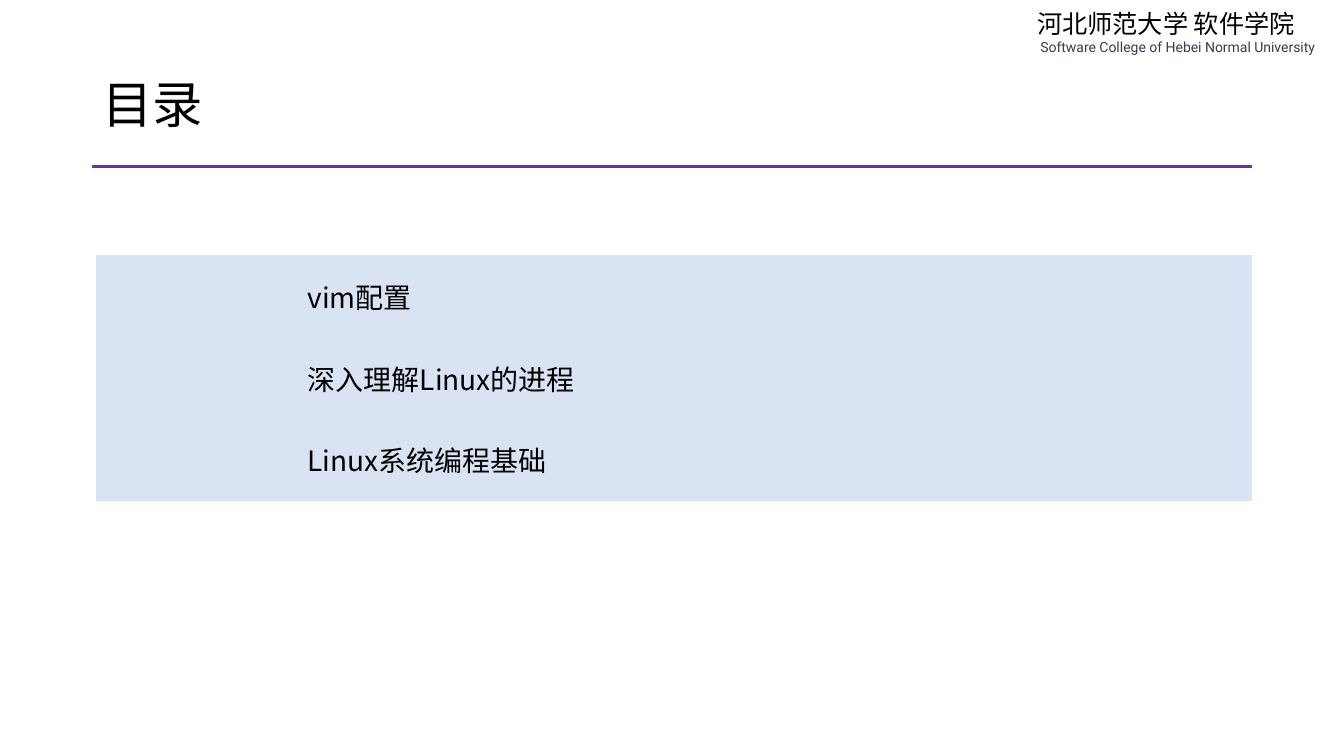
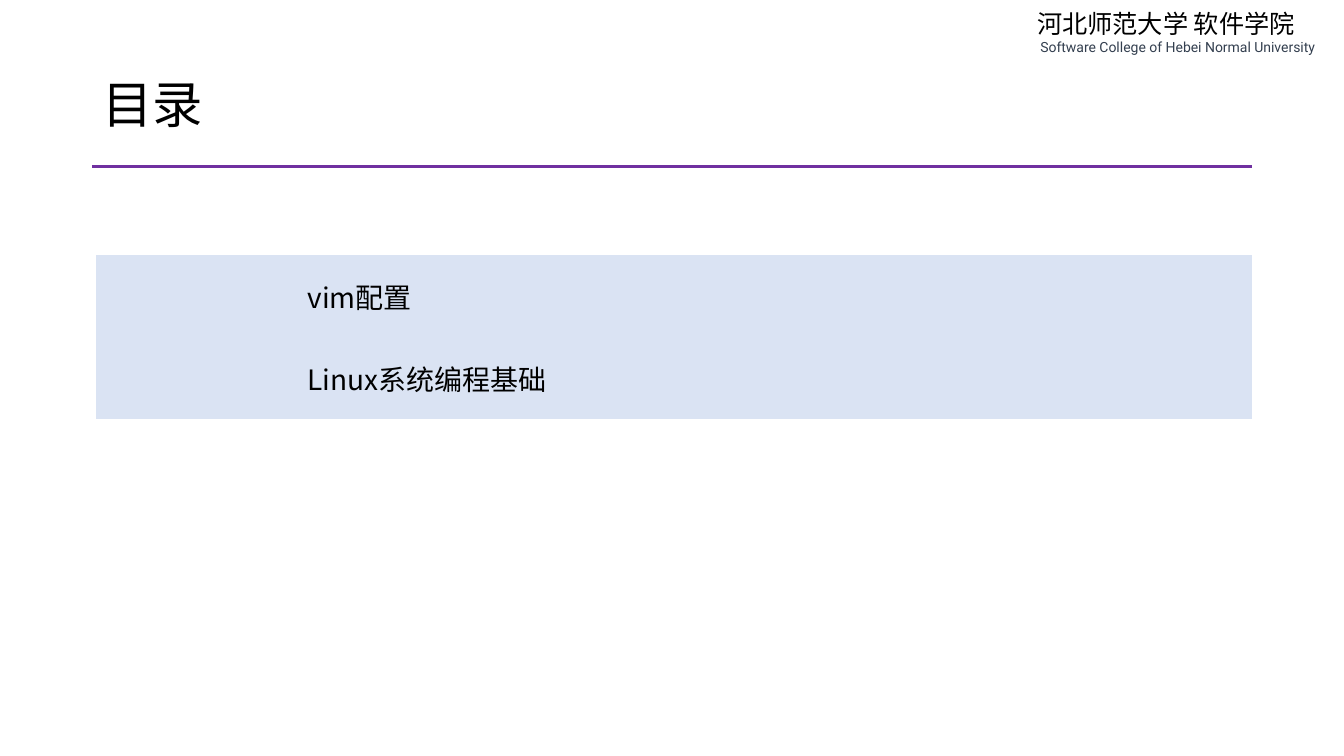
Before and after one commit to edu2act/course-php-serverside-development-on-linux, a slide deck: slide 2 of materials/slides/ch05-vim-and-linux-system-programming.pptx. Drawn at 1344x756 pixels with LibreOffice and Linux fonts; fonts in the diff are those of the drawing. Boxes give left, top, right and bottom in pixels: in the first picture for what was removed or moved away, otherwise in the second. Text is boxed around its words. In the diff, an @@ line names an element or a change of style, - is before the commit and + after.

```diff
--- a/materials/slides/ch05-vim-and-linux-system-programming.pptx
+++ b/materials/slides/ch05-vim-and-linux-system-programming.pptx
@@ table at box(96, 255, 1252, 418) @@
-row 2: 深入理解Linux的进程
```
Also in this commit, not shown: 1 other slide changed, 5 slides removed, 4 other files.
